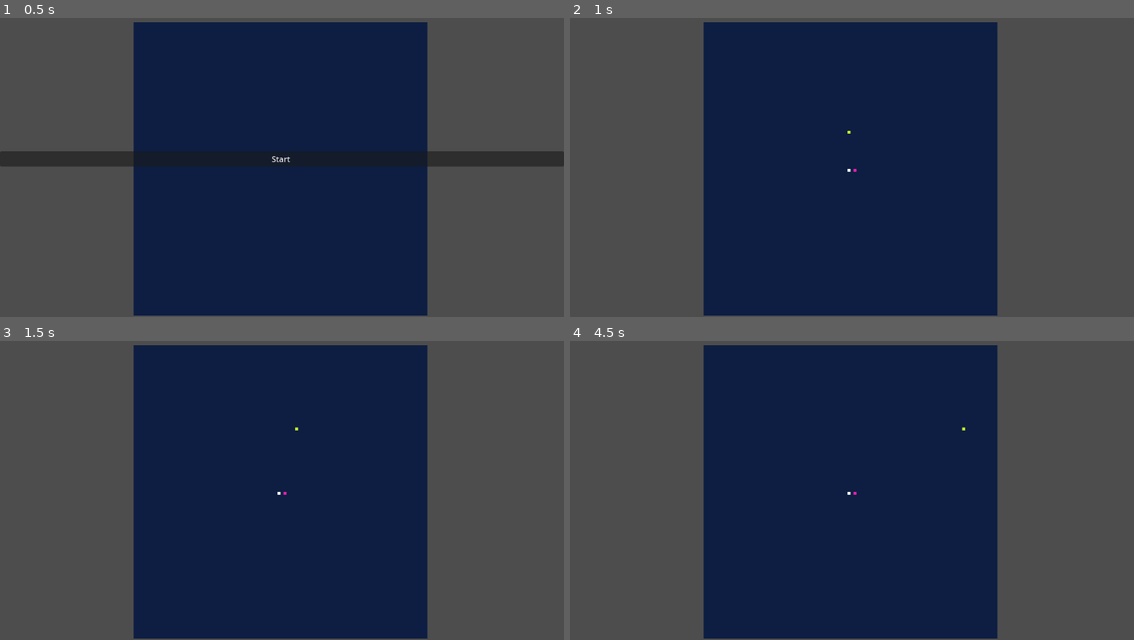
Above: before the commit, frames 1-4 (two rows, left to right).
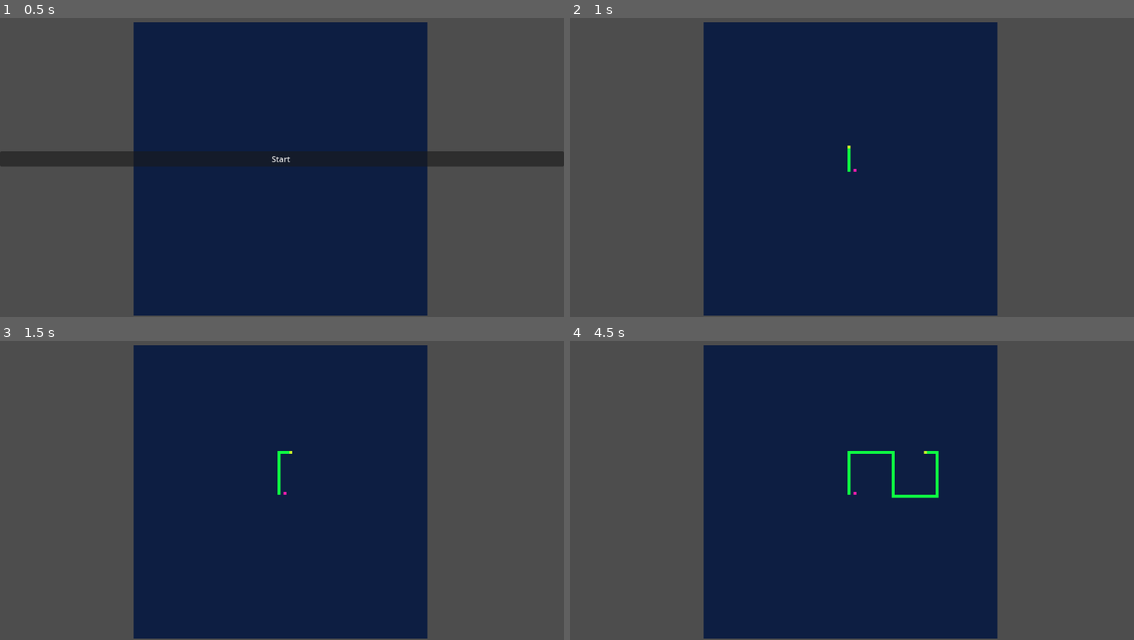
Above: after the commit, the same moments.

Repository: Principursa/2DAiGame
Game: Godot game, scene res://World.tscn
The game is run twice, just before and just after one commit, with the same random seed, the same clock (stepped at 60 frames per second) and the same inputs.
Inputs:
- Up to frame 1 (0.5 s): no input
- Up to frame 2 (1 s): click "Start" at 0.5 s
- Up to frame 3 (1.5 s): tap Enter at 1.25 s; hold Right (ui_right) from 1.28 s (still down)
- Up to frame 4 (4.5 s): tap Space at 2, 4.25 s; release Right (ui_right) at 2.03 s; hold Down (ui_down) 2.03-2.78 s; hold Right (ui_right) 2.78-3.53 s; tap Enter at 3.5 s; hold Up (ui_up) 3.53-4.28 s; hold Left (ui_left) from 4.28 s (still down)

Frame 1 is identical in both runs. In frame 2, less than 0.1% of the frame differs, in the area x 49-50%, y 37-52%; in frame 3, 0.1%; in frame 4, 0.5%, in the area x 49-71%, y 28-53%.

Commit message:
colored lines

Diff:
--- a/World.gd
+++ b/World.gd
@@ -3,6 +3,7 @@
 @onready var environ_pixel = load("res://environ_pixel.tscn")
 @onready var player_pixel_pre = load("res://player_pixel.tscn")
 @onready var enemy_pixel_pre = load("res://enemy_pixel.tscn")
+@onready var tick = get_node("Tick")
 var height = 100
 var width = 100
 var base_position = Vector2(0,0)
@@ -45,18 +46,7 @@
 
 # Called every frame. 'delta' is the elapsed time since the previous frame.
 func _process(delta):
-	if gamestate == GameStates.Menu:
-		pass
-	if gamestate == GameStates.Ongoing:
-		var direction = get_player_direction()
-		if direction == player_pix.Direction.UP:
-			player_pix.position.y += -.5
-		if direction == player_pix.Direction.DOWN:
-			player_pix.position.y += .5
-		if direction == player_pix.Direction.LEFT:
-			player_pix.position.x += -.5
-		if direction == player_pix.Direction.RIGHT:
-			player_pix.position.x += .5
+	pass
 
 
 func change_state():
@@ -72,7 +62,7 @@
 	if grid[position] == GridState.ABSENT:
 		if entity == Entity.PLAYER:
 			grid[position] = GridState.PLAYER
-			environ_grid[position].get_node("Pixelenviron").modulate = Color(196,241,41)
+			environ_grid[position].get_node("Pixelenviron").modulate = Color(1,250,1)
 		else: grid[position] = GridState.ENEMY
 
 
@@ -90,3 +80,26 @@
 	enemy_pix.set_position(enemy_pos)
 	change_gridstate(player_pos,Entity.PLAYER)
 	change_gridstate(enemy_pos, Entity.ENEMY)
+
+
+
+
+
+
+func _on_tick_timeout():
+	if gamestate == GameStates.Menu:
+		pass
+	if gamestate == GameStates.Ongoing:
+		var direction = get_player_direction()
+		if direction == player_pix.Direction.UP:
+			player_pix.position.y += -1
+			change_gridstate(player_pix.position, Entity.PLAYER)
+		if direction == player_pix.Direction.DOWN:
+			player_pix.position.y += 1
+			change_gridstate(player_pix.position, Entity.PLAYER)
+		if direction == player_pix.Direction.LEFT:
+			player_pix.position.x += -1
+			change_gridstate(player_pix.position, Entity.PLAYER)
+		if direction == player_pix.Direction.RIGHT:
+			player_pix.position.x += 1
+			change_gridstate(player_pix.position, Entity.PLAYER)
--- a/World.tscn
+++ b/World.tscn
@@ -14,3 +14,9 @@
 [node name="Camera2D" type="Camera2D" parent="."]
 position = Vector2(50, 46)
 zoom = Vector2(6, 6)
+
+[node name="Tick" type="Timer" parent="."]
+wait_time = 0.05
+autostart = true
+
+[connection signal="timeout" from="Tick" to="TileMap" method="_on_tick_timeout"]
